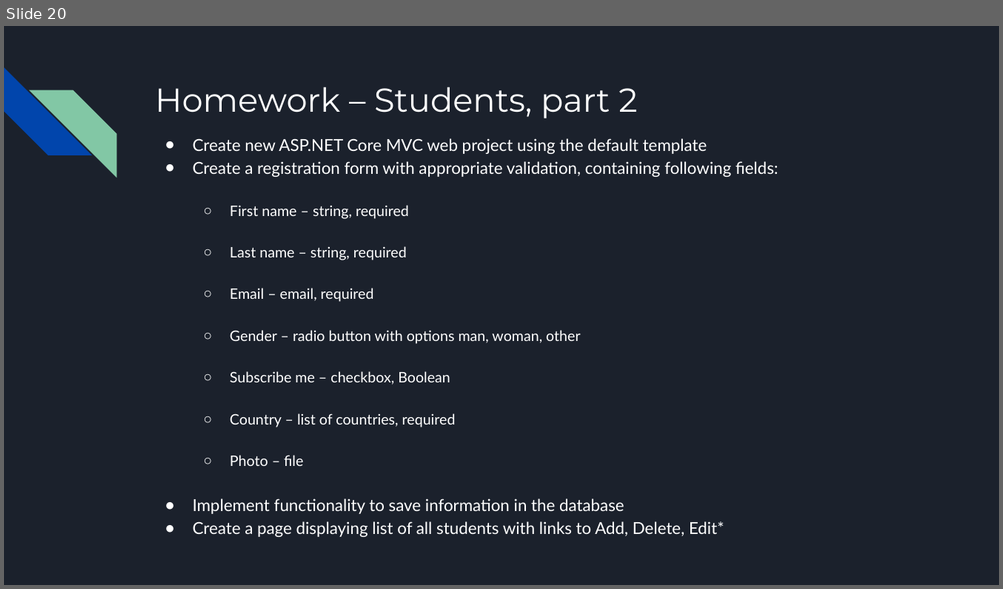
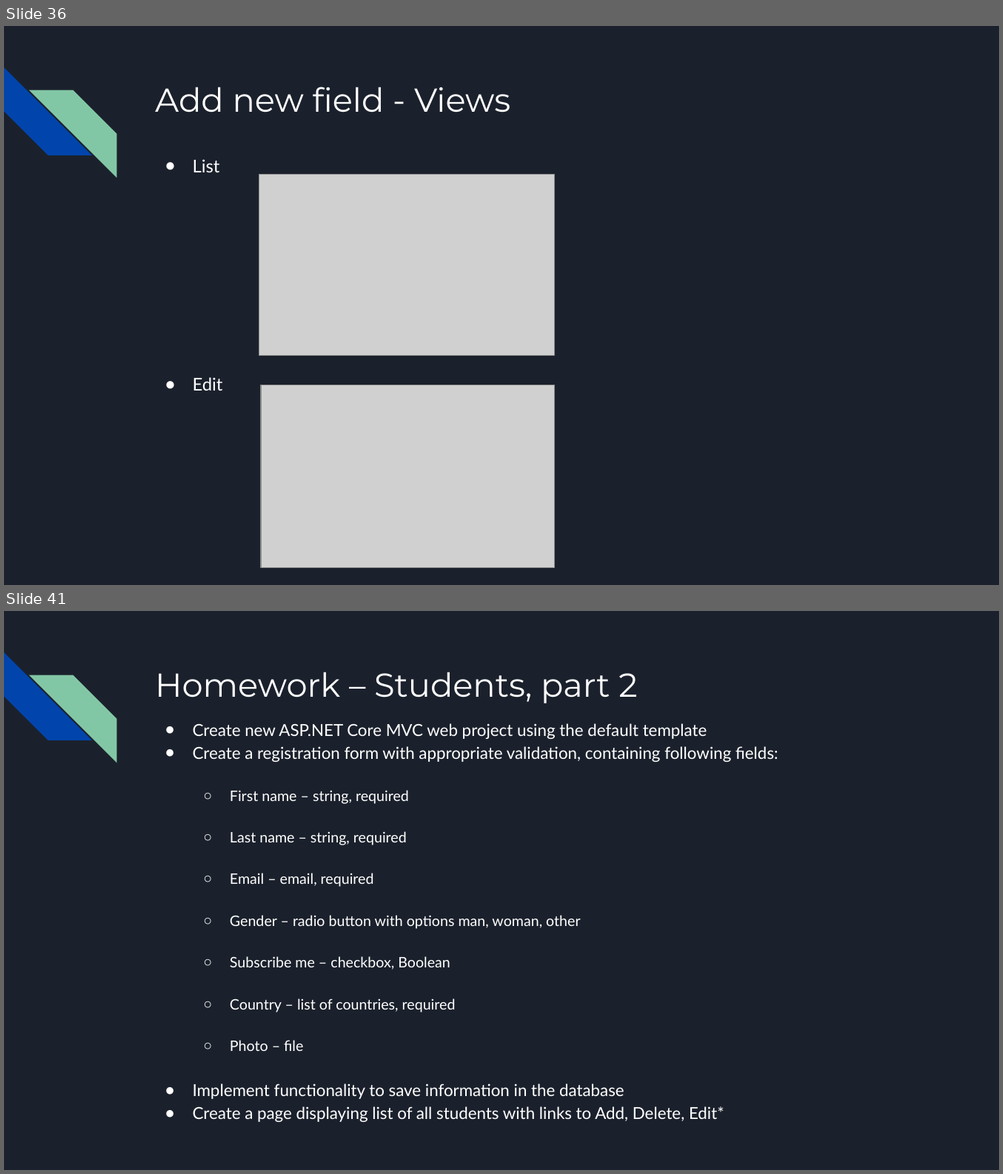
Before and after one commit to bulhard/Web-Programming, a slide deck: 00 Presentations/06 Working with Database.pptx. Shown one above the other, each under a label of ours: slide 20 before the commit, slides 36 and 41 after it; the slides between them are not shown. The pictures are 1003x589 and 1003x1174 pixels, drawn with LibreOffice and Linux fonts; fonts in the diff are those of the drawing; grey boxes stand for pictures. Boxes give left, top, right and bottom in pixels: in the first picture for what was removed or moved away, otherwise in the second. Text is boxed around its words. In the diff, an @@ line names an element or a change of style, - is before the commit and + after.

```diff
--- a/00 Presentations/06 Working with Database.pptx
+++ b/00 Presentations/06 Working with Database.pptx
@@ slide 36 added at <box>4,26,999,585</box>, background #1B212C; not listed: 2 template elements that a slide beside it also shows @@
@@ title added at <box>155,87,510,113</box>, 32 pt, text #FFFFFF @@
+Add new field - Views
@@ text added at <box>193,159,223,391</box>, 17 pt, text #FFFFFF @@
+● List
+● Edit
@@ picture added at <box>259,175,554,356</box> @@
@@ picture added at <box>261,385,554,568</box> @@
@@ what was slide 20 is now slide 41 @@
```
Also in this commit, not shown: 2 slides changed, 28 other slides added, 8 slides removed.
